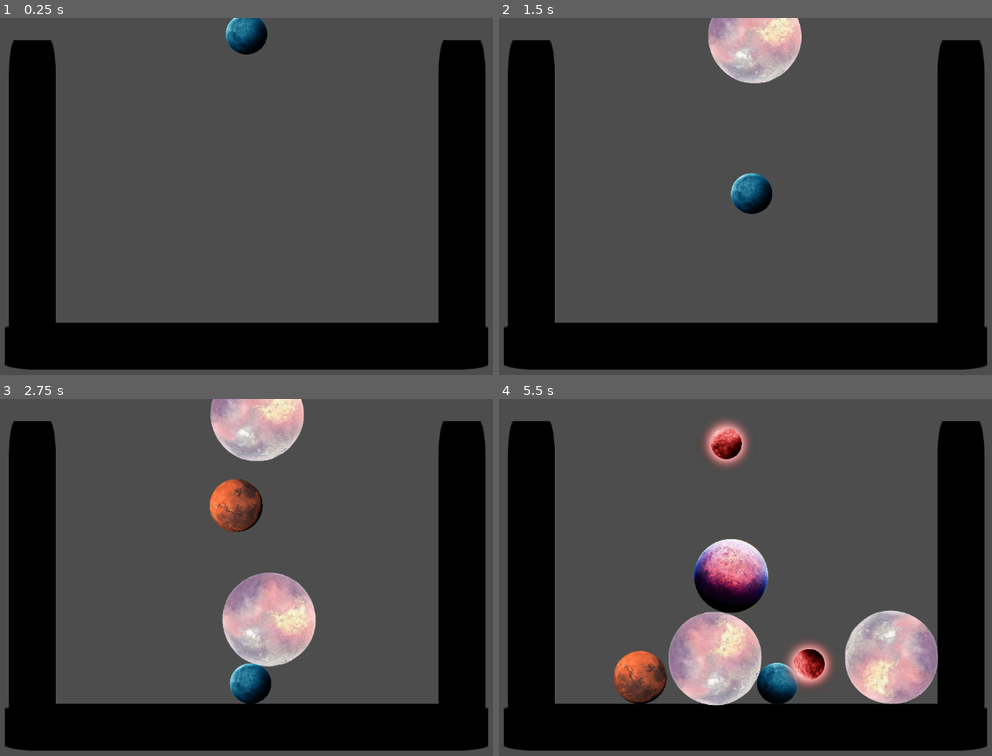
Above: before the commit, frames 1-4 (two rows, left to right).
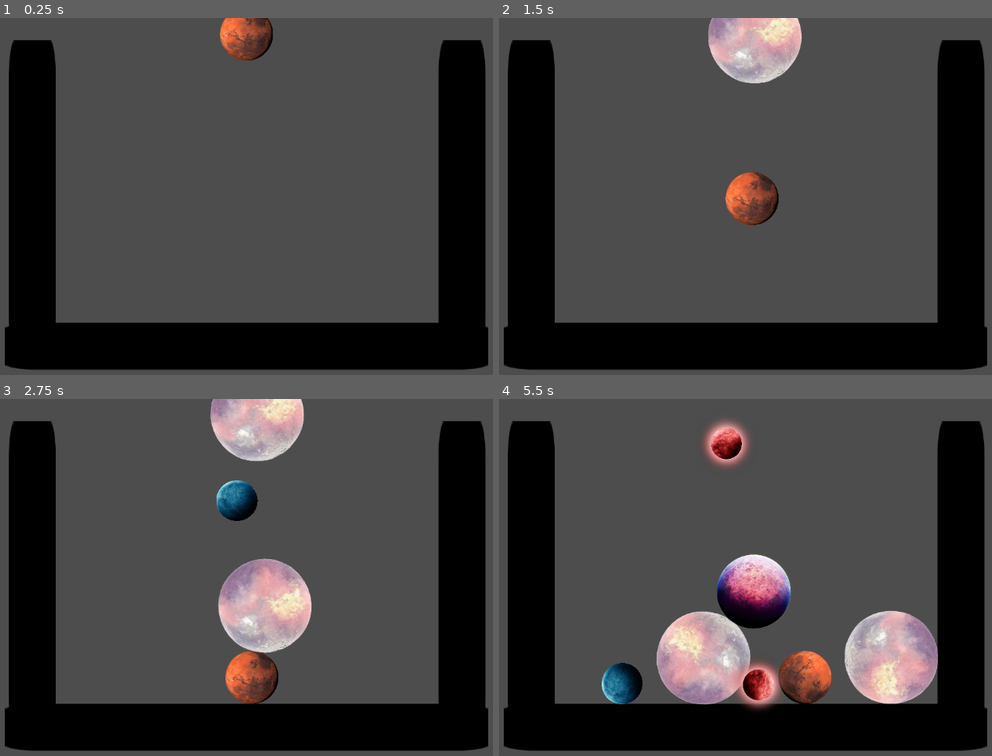
Above: after the commit, the same moments.

Repository: 6thAce/marbel-merger
Game: Godot game, scene res://main.tscn
The game is run twice, just before and just after one commit, with the same random seed, the same clock (stepped at 60 frames per second) and the same inputs. The engine's default icon, where the game draws it, is replaced by a stand-in: a white triangle on a blue panel in a dark square.
Inputs (mouse positions are in pixels of both pictures, inside the frame that each line leads up to):
- Up to frame 1 (0.25 s): no input
- Up to frame 2 (1.5 s): tap Enter at 0.5 s; move the mouse to (883, 178) at 0.52 s; hold Right (ui_right) 0.53-1.28 s; tap Space (space) at 0.6, 1.35 s; click (883, 178) at 0.67 s; move the mouse to (617, 214) at 1.27 s; hold Left (ui_left) from 1.28 s (still down)
- Up to frame 3 (2.75 s): move the mouse to (310, 498) at 2.02 s; release Left (ui_left) at 2.03 s; hold Right (ui_right) from 2.03 s (still down); tap Space (space) at 2.1 s
- Up to frame 4 (5.5 s): move the mouse to (710, 648) at 2.77 s; tap Space (space) every 0.75 s from 2.85 to 5.1 s; click (710, 648) at 2.92 s; move the mouse to (937, 631) at 3.52 s; release Right (ui_right) at 3.53 s; hold Left (ui_left) from 3.53 s (still down); move the mouse to (553, 523) at 4.27 s; move the mouse to (775, 577) at 5.02 s; click (775, 577) at 5.17 s

The runs differ from the first frame. In frame 1, 1.1% of the frame differs, in the area x 44-56%, y 0-12%; in frame 2, 1.3%; in frame 3, 5.9%; in frame 4, 12%, in the area x 20-90%, y 39-88%.

Commit message:
Update ball scenes and set default level in ball_2.gd
Swapped scripts and textures between ball2.tscn, ball3.tscn, and ball4.tscn to correct resource assignments. Adjusted collision shape radii for ball2 and ball3. Set the default value of 'level' to 2 in ball_2.gd.

Diff:
--- a/ball2.tscn
+++ b/ball2.tscn
@@ -1,26 +1,25 @@
-[gd_scene load_steps=4 format=3 uid="uid://dmh855alp8erh"]
+[gd_scene load_steps=4 format=3 uid="uid://dlypir5dynwuy"]
 
-[ext_resource type="Script" uid="uid://cjkwm1m3jmpk1" path="res://ball_2.gd" id="1_cq731"]
-[ext_resource type="Texture2D" uid="uid://bm60jc41fc072" path="res://Planet/pngwing.com (3).png" id="1_rljgb"]
+[ext_resource type="Script" uid="uid://dt2vcv47rdhyw" path="res://ball_3.gd" id="1_cq731"]
+[ext_resource type="Texture2D" uid="uid://x63ub6f3gtn" path="res://Planet/pngwing.com (1).png" id="2_cq731"]
 
-[sub_resource type="CircleShape2D" id="CircleShape2D_qswyg"]
-radius = 65.00769
+[sub_resource type="CircleShape2D" id="CircleShape2D_41u45"]
+radius = 50.039986
 
 [node name="ball2" type="RigidBody2D"]
 script = ExtResource("1_cq731")
-level = 2
 
 [node name="Sprite2D" type="Sprite2D" parent="."]
 scale = Vector2(0.25, 0.25)
-texture = ExtResource("1_rljgb")
+texture = ExtResource("2_cq731")
 
 [node name="CollisionShape2D" type="CollisionShape2D" parent="."]
-shape = SubResource("CircleShape2D_qswyg")
+shape = SubResource("CircleShape2D_41u45")
 
 [node name="Area2D" type="Area2D" parent="."]
 
 [node name="CollisionShape2D" type="CollisionShape2D" parent="Area2D"]
-shape = SubResource("CircleShape2D_qswyg")
+shape = SubResource("CircleShape2D_41u45")
 
 [connection signal="body_entered" from="." to="." method="_on_body_entered"]
 [connection signal="body_entered" from="Area2D" to="." method="_on_area_2d_body_entered"]
--- a/ball3.tscn
+++ b/ball3.tscn
@@ -1,25 +1,25 @@
-[gd_scene load_steps=4 format=3 uid="uid://dlypir5dynwuy"]
+[gd_scene load_steps=4 format=3 uid="uid://dmh855alp8erh"]
 
-[ext_resource type="Script" uid="uid://dt2vcv47rdhyw" path="res://ball_3.gd" id="1_t3t4t"]
-[ext_resource type="Texture2D" uid="uid://x63ub6f3gtn" path="res://Planet/pngwing.com (1).png" id="1_x8fbi"]
+[ext_resource type="Script" uid="uid://cjkwm1m3jmpk1" path="res://ball_2.gd" id="1_cq731"]
+[ext_resource type="Texture2D" uid="uid://bm60jc41fc072" path="res://Planet/pngwing.com (3).png" id="1_rljgb"]
 
-[sub_resource type="CircleShape2D" id="CircleShape2D_41u45"]
-radius = 50.039986
+[sub_resource type="CircleShape2D" id="CircleShape2D_qswyg"]
+radius = 65.00769
 
 [node name="ball3" type="RigidBody2D"]
-script = ExtResource("1_t3t4t")
+script = ExtResource("1_cq731")
 
 [node name="Sprite2D" type="Sprite2D" parent="."]
 scale = Vector2(0.25, 0.25)
-texture = ExtResource("1_x8fbi")
+texture = ExtResource("1_rljgb")
 
 [node name="CollisionShape2D" type="CollisionShape2D" parent="."]
-shape = SubResource("CircleShape2D_41u45")
+shape = SubResource("CircleShape2D_qswyg")
 
 [node name="Area2D" type="Area2D" parent="."]
 
 [node name="CollisionShape2D" type="CollisionShape2D" parent="Area2D"]
-shape = SubResource("CircleShape2D_41u45")
+shape = SubResource("CircleShape2D_qswyg")
 
 [connection signal="body_entered" from="." to="." method="_on_body_entered"]
 [connection signal="body_entered" from="Area2D" to="." method="_on_area_2d_body_entered"]
--- a/ball4.tscn
+++ b/ball4.tscn
@@ -1,17 +1,17 @@
 [gd_scene load_steps=4 format=3 uid="uid://da3f7w6w23chk"]
 
-[ext_resource type="Texture2D" uid="uid://84mi0c0k75f2" path="res://Planet/pngwing.com (2).png" id="1_5isnn"]
-[ext_resource type="Script" uid="uid://dxwna2w5nr8ow" path="res://ball_4.gd" id="1_s1pa7"]
+[ext_resource type="Script" uid="uid://dt2vcv47rdhyw" path="res://ball_3.gd" id="1_t3t4t"]
+[ext_resource type="Texture2D" uid="uid://84mi0c0k75f2" path="res://Planet/pngwing.com (2).png" id="2_2004f"]
 
 [sub_resource type="CircleShape2D" id="CircleShape2D_5isnn"]
 radius = 90.005554
 
 [node name="ball4" type="RigidBody2D"]
-script = ExtResource("1_s1pa7")
+script = ExtResource("1_t3t4t")
 
 [node name="Sprite2D" type="Sprite2D" parent="."]
 scale = Vector2(0.12, 0.12)
-texture = ExtResource("1_5isnn")
+texture = ExtResource("2_2004f")
 
 [node name="CollisionShape2D" type="CollisionShape2D" parent="."]
 shape = SubResource("CircleShape2D_5isnn")
--- a/ball_2.gd
+++ b/ball_2.gd
@@ -1,6 +1,6 @@
 extends RigidBody2D
 
-@export var level: int = 0
+@export var level: int = 2
 @onready var main: Node = get_tree().get_root().find_child("Main", true, false)
 
 func _ready() -> void:
